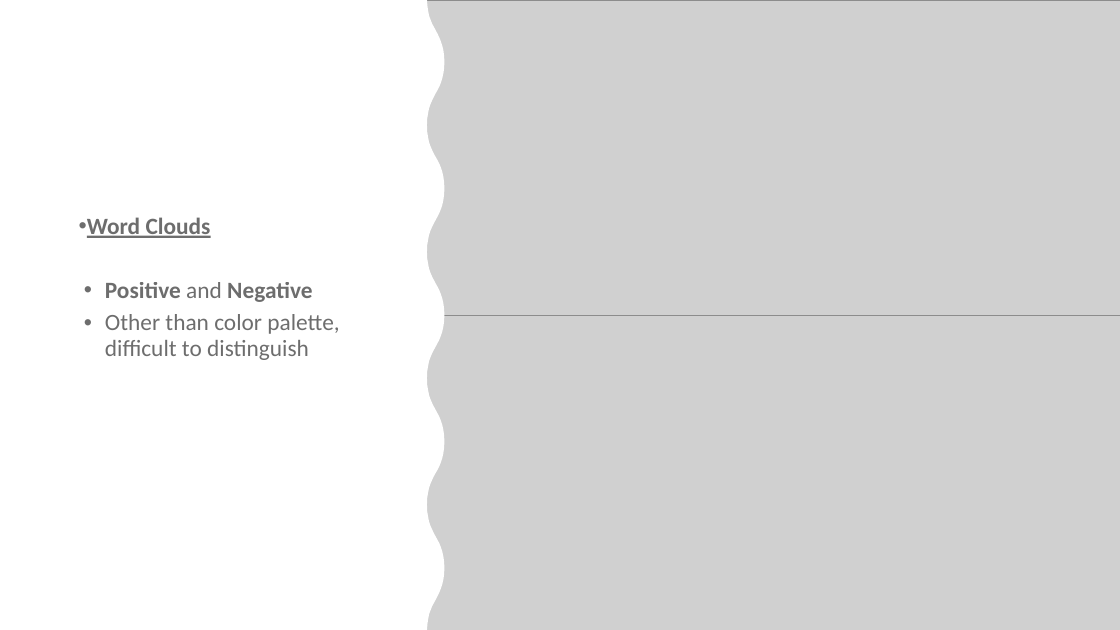
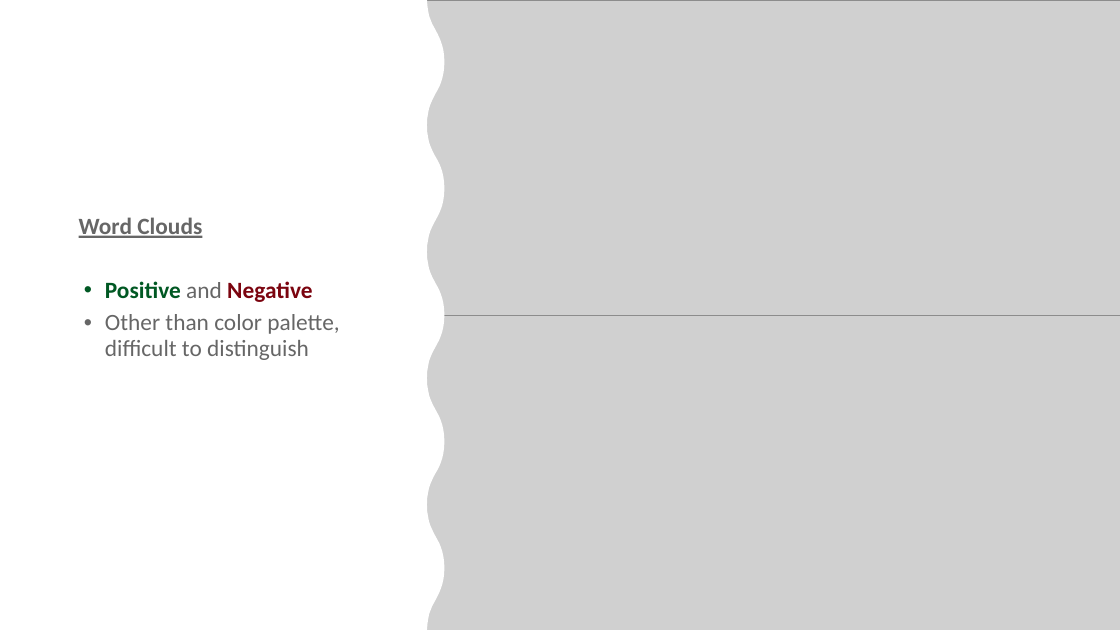
Before and after one commit to Drymander/dsc-phase-4-project, a slide deck: slide 4 of images/Johnny Dryman - Phase 4 Project Presentation.pptx. Drawn at 1120x630 pixels with LibreOffice and Linux fonts; fonts in the diff are those of the drawing; grey boxes stand for pictures. Boxes give left, top, right and bottom in pixels: in the first picture for what was removed or moved away, otherwise in the second. Text is boxed around its words. In the diff, an @@ line names an element or a change of style, - is before the commit and + after.

```diff
--- a/images/Johnny Dryman - Phase 4 Project Presentation.pptx
+++ b/images/Johnny Dryman - Phase 4 Project Presentation.pptx
@@ text "Word Clouds" at <box>79,217,339,360</box>: text colour #0D0D0D at 60% opacity to #000000 at 60% opacity in "Word Clouds", "and", "Other than color palette, difficult to distinguish"; text colour #0D0D0D at 60% opacity to #005823 in "Positive"; text colour #0D0D0D at 60% opacity to #7B040F in "Negative"; bullet • to none @@
```
Also in this commit, not shown: 4 other slides changed, 2 slides added, 3 other files.
